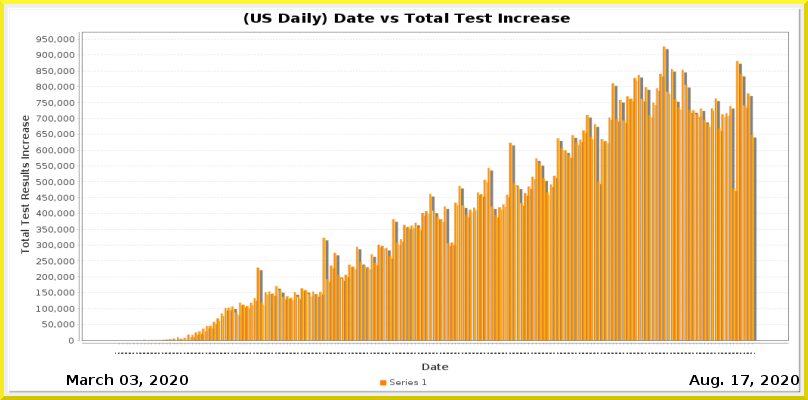
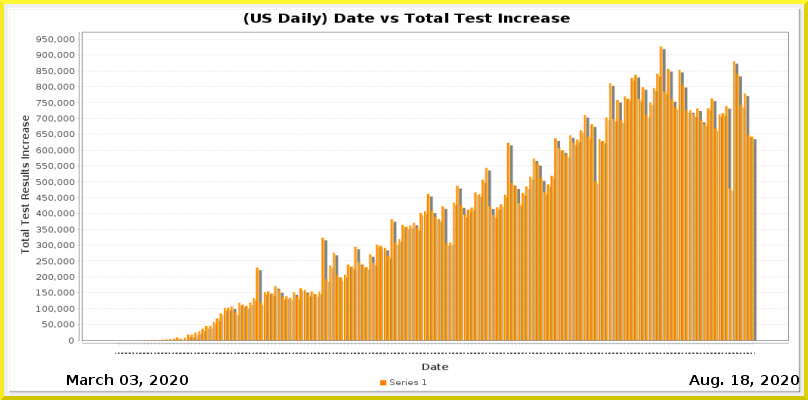
Comparing the layer stacks of the two 808px x 400px images. Changes:
painted on "Current Date" over box(741, 375, 749, 385)
painted on "Date_vs_TestIncrease.png" over box(125, 46, 757, 354)
